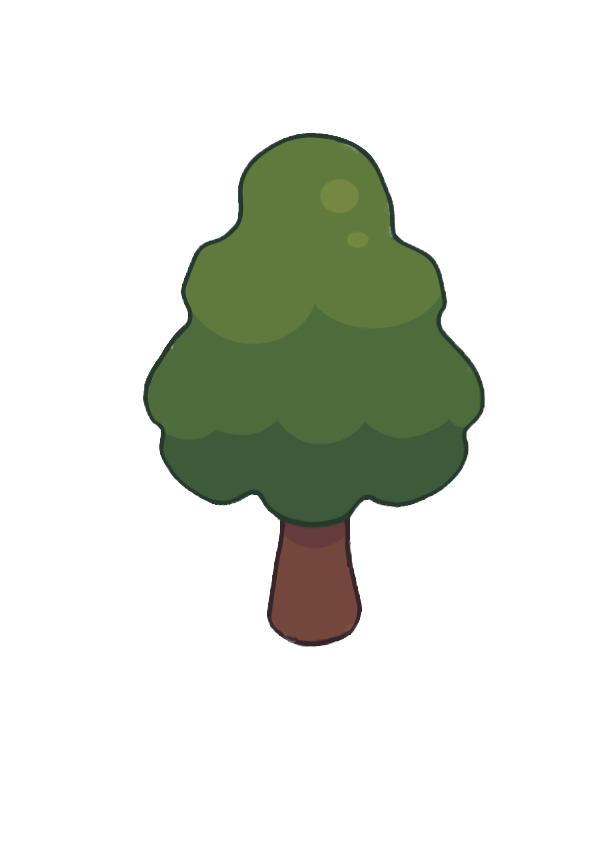
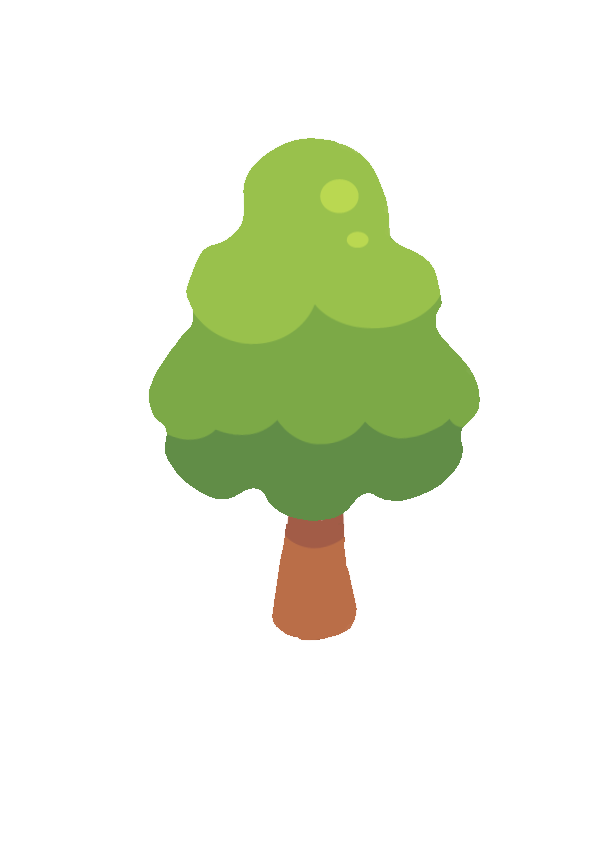
The second 596px x 842px image is a revision of the first. Changes to its layers:
moved "Layer 1" above "Layer 2", painted on it over (x1=142, y1=132, x2=486, y2=648)
"Layer 2": opacity 39% → 100%, blend multiply → normal, painted on it over (x1=142, y1=132, x2=486, y2=648)